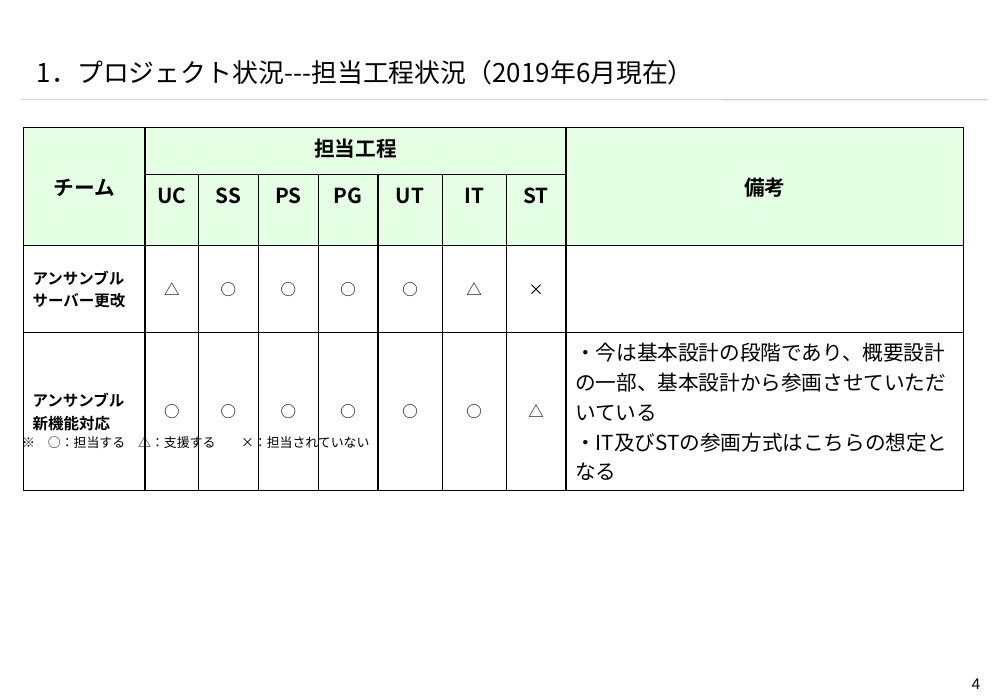
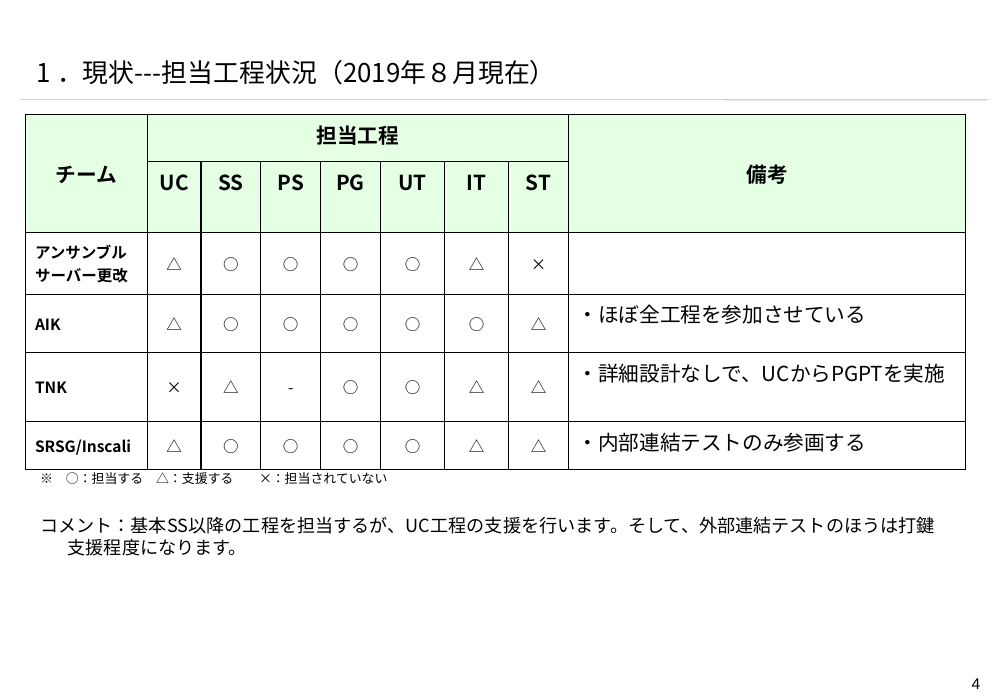
Before and after one commit to yjm821/blog, a slide deck: slide 5 of 【海隆信技開発一部】損保グループ課題の考え.pptx. Drawn at 1008x698 pixels with LibreOffice and Linux fonts; fonts in the diff are those of the drawing; background and template pictures are left out. Boxes give left, top, right and bottom in pixels: in the first picture for what was removed or moved away, otherwise in the second. Text is boxed around its words. In the diff, an @@ line names an element or a change of style, - is before the commit and + after.

```diff
--- a/【海隆信技開発一部】損保グループ課題の考え.pptx
+++ b/【海隆信技開発一部】損保グループ課題の考え.pptx
@@ text at [37,60,556,85]: text changed @@
-1．プロジェクト状況---担当工程状況（2019年6月現在）
+1 ．現状---担当工程状況（2019年８月現在）
@@ table at [26,114,966,459] @@
-row 4: アンサンブル / 新機能対応 | ○ | ○ | ○ | ○ | ○ | ○ | △ | ・今は基本設計の段階であり、概要設計の一部、基本設計から参画させていただいている / ・IT及びSTの参画方式はこちらの想定となる
+row 4: AIK | △ | ○ | ○ | ○ | ○ | ○ | △ | ・ほぼ全工程を参加させている
+row 5: TNK | × | △ | - | ○ | ○ | △ | △ | ・詳細設計なしで、UCからPGPTを実施
+row 6: SRSG/Inscali | △ | ○ | ○ | ○ | ○ | △ | △ | ・内部連結テストのみ参画する
@@ table: place and size @@
-table at [23,128,963,456]
+table at [26,114,966,459]
@@ text "※ ○：担当する △：支援する ×：担当されていない" rewrapped from [48,433,369,451] to [66,472,387,484] @@
@@ text added at [40,516,935,556], 14 pt, text #000000 @@
+コメント：基本SS以降の工程を担当するが、UC工程の支援を行います。そして、外部連結テストのほうは打鍵支援程度になります。
```
Also in this commit, not shown: 2 other slides changed, 1 slide added, 4 slides removed.
